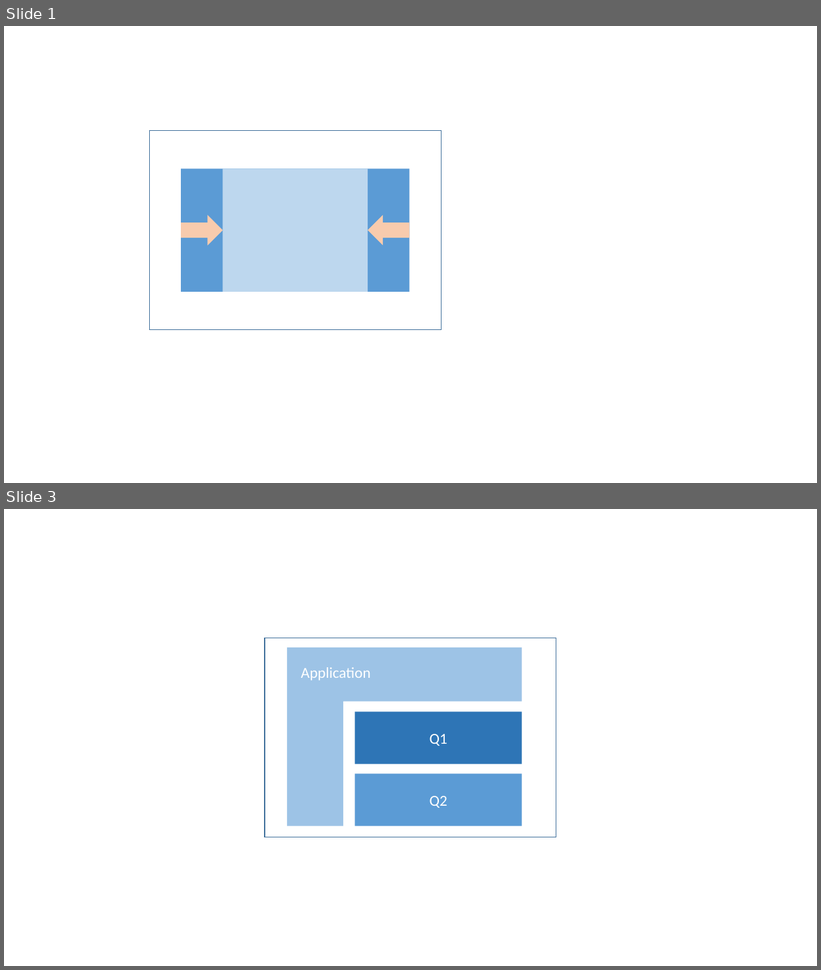
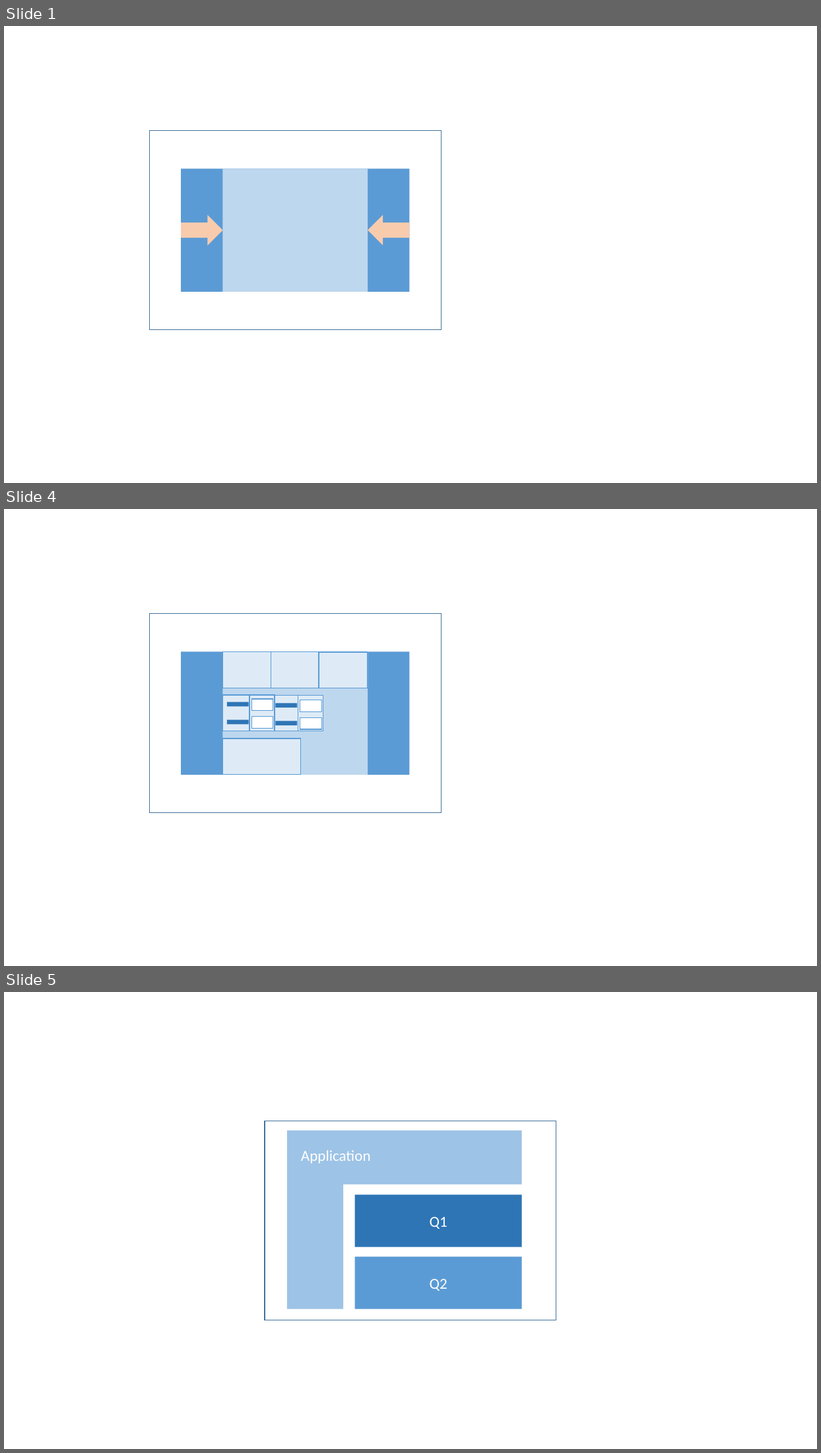
Before and after one commit to zew/go-questionnaire, a slide deck: static/img/doc/pics.pptx. Shown one above the other, each under a label of ours: slides 1 and 3 before the commit, slides 1, 4 and 5 after it; the slides between them are not shown. The pictures are 821x970 and 821x1453 pixels, drawn with LibreOffice and Linux fonts; fonts in the diff are those of the drawing. Boxes give left, top, right and bottom in pixels: in the first picture for what was removed or moved away, otherwise in the second. Text is boxed around its words. In the diff, an @@ line names an element or a change of style, - is before the commit and + after.

```diff
--- a/static/img/doc/pics.pptx
+++ b/static/img/doc/pics.pptx
@@ slide 4 added at (x1=4, y1=509, x2=817, y2=966), background #FFFFFF @@
@@ rectangle added at (x1=150, y1=614, x2=442, y2=813), fill #FFFFFF, outline #43739E 1 pt @@
@@ rectangle added at (x1=181, y1=652, x2=410, y2=775), fill #5B9BD5 @@
@@ rectangle added at (x1=223, y1=652, x2=368, y2=775), fill #BDD7EE @@
@@ rectangle added at (x1=223, y1=652, x2=368, y2=688), fill #DEEBF7 @@
@@ rectangle added at (x1=223, y1=652, x2=271, y2=688), fill #DEEBF7, outline #5B9BD5 1 pt @@
@@ rectangle added at (x1=271, y1=652, x2=319, y2=688), fill #DEEBF7, outline #5B9BD5 1 pt @@
@@ rectangle added at (x1=319, y1=652, x2=368, y2=689), fill #DEEBF7, outline #5B9BD5 1 pt @@
@@ rectangle added at (x1=223, y1=695, x2=250, y2=731), fill #DEEBF7, outline #5B9BD5 1 pt @@
@@ rectangle added at (x1=227, y1=702, x2=249, y2=706), fill #2E75B6 @@
@@ rectangle added at (x1=250, y1=695, x2=275, y2=731), fill #DEEBF7, outline #5B9BD5 1 pt @@
@@ rectangle added at (x1=252, y1=699, x2=273, y2=711), fill #FFFFFF, outline #5B9BD5 1 pt @@
@@ rectangle added at (x1=274, y1=695, x2=298, y2=731), fill #DEEBF7, outline #5B9BD5 1 pt @@
@@ rectangle added at (x1=275, y1=704, x2=297, y2=708), fill #2E75B6 @@
@@ rectangle added at (x1=298, y1=695, x2=323, y2=731), fill #DEEBF7, outline #5B9BD5 1 pt @@
@@ rectangle added at (x1=300, y1=700, x2=322, y2=712), fill #FFFFFF, outline #5B9BD5 1 pt @@
@@ rectangle added at (x1=227, y1=720, x2=249, y2=724), fill #2E75B6 @@
@@ rectangle added at (x1=252, y1=717, x2=273, y2=729), fill #FFFFFF, outline #5B9BD5 1 pt @@
@@ rectangle added at (x1=275, y1=722, x2=297, y2=725), fill #2E75B6 @@
@@ rectangle added at (x1=300, y1=718, x2=322, y2=730), fill #FFFFFF, outline #5B9BD5 1 pt @@
@@ rectangle added at (x1=223, y1=739, x2=301, y2=775), fill #DEEBF7, outline #5B9BD5 1 pt @@
@@ what was slide 3 is now slide 5 @@
```
Also in this commit, not shown: 1 slide changed, 1 other slide added, 17 other files.
